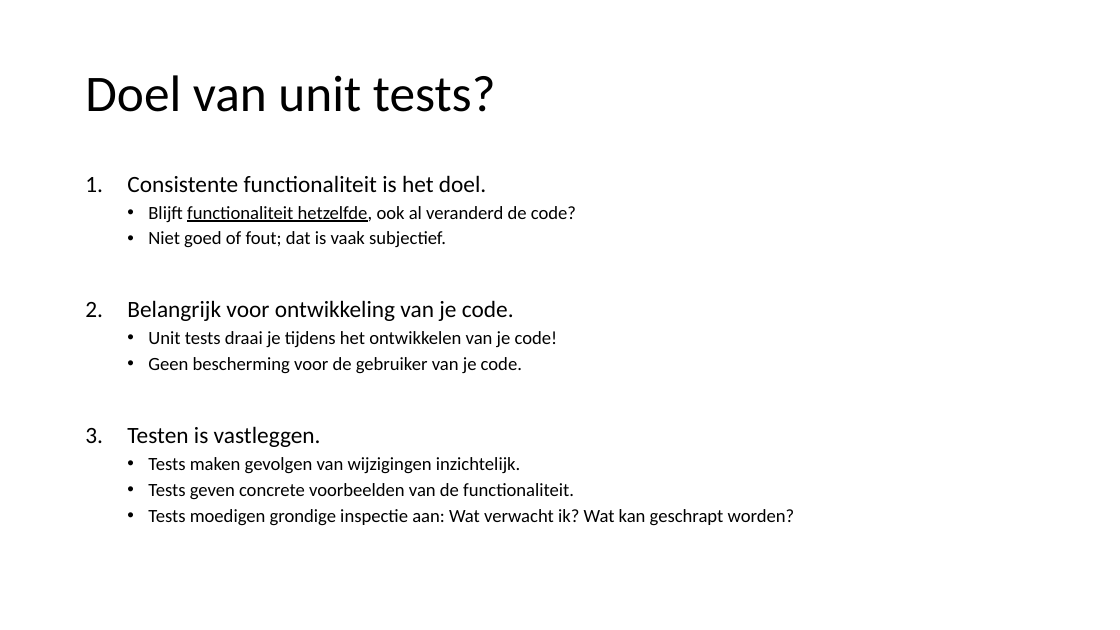
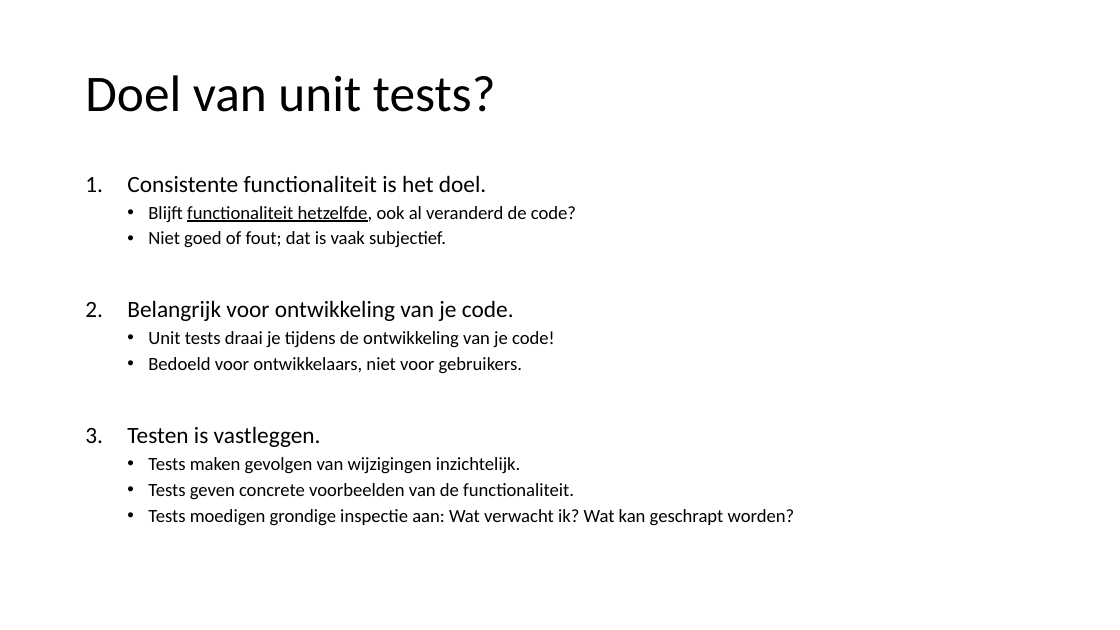
Before and after one commit to LFKoning/knowledge-sharing, a slide deck: slide 49 of python_course/2_production_code/python_cursus_2.pptx. Drawn at 1120x630 pixels with LibreOffice and Linux fonts; fonts in the diff are those of the drawing. Boxes give left, top, right and bottom in pixels: in the first picture for what was removed or moved away, otherwise in the second. Text is boxed around its words. In the diff, an @@ line names an element or a change of style, - is before the commit and + after.

```diff
--- a/python_course/2_production_code/python_cursus_2.pptx
+++ b/python_course/2_production_code/python_cursus_2.pptx
@@ text at <box>148,331,555,374</box>: text changed @@
-  • Unit tests draai je tijdens het ontwikkelen van je code!
-  • Geen bescherming voor de gebruiker van je code.
+  • Unit tests draai je tijdens de ontwikkeling van je code!
+  • Bedoeld voor ontwikkelaars, niet voor gebruikers.
```
Also in this commit, not shown: 10 other slides changed, 8 other files.
